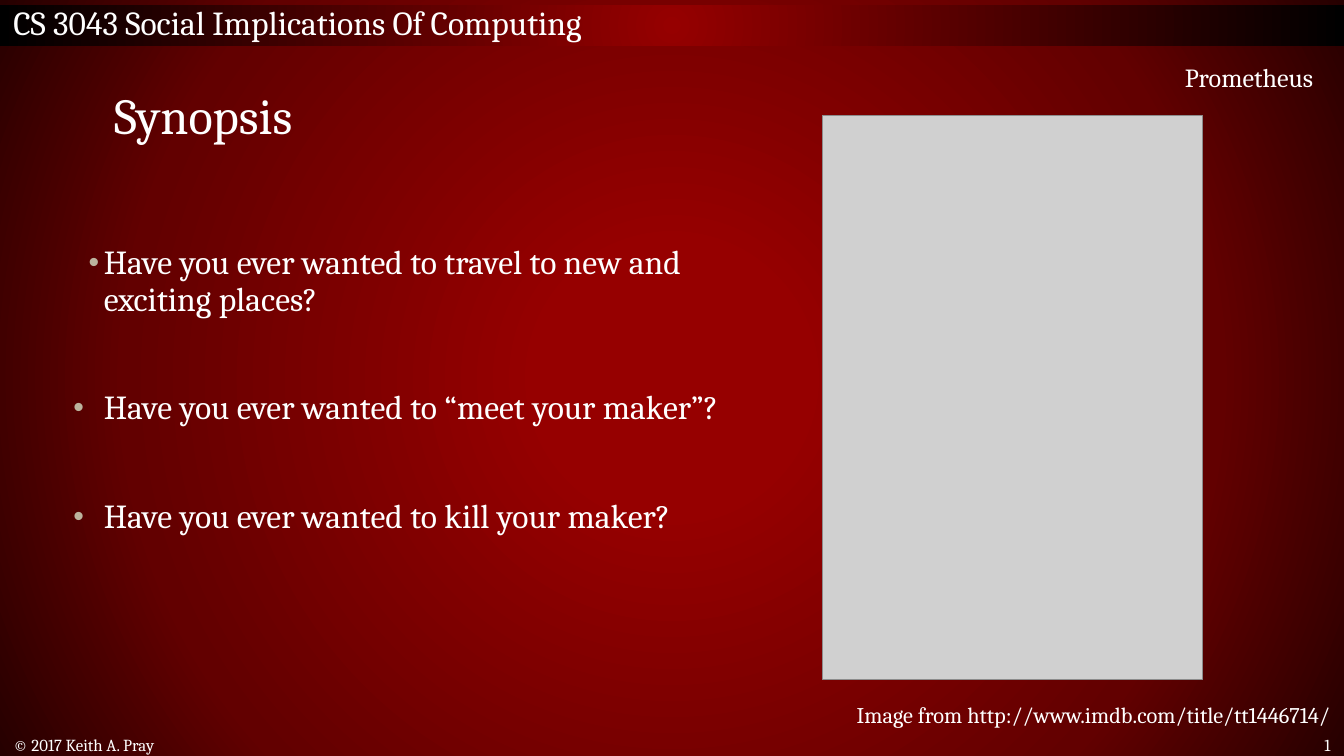
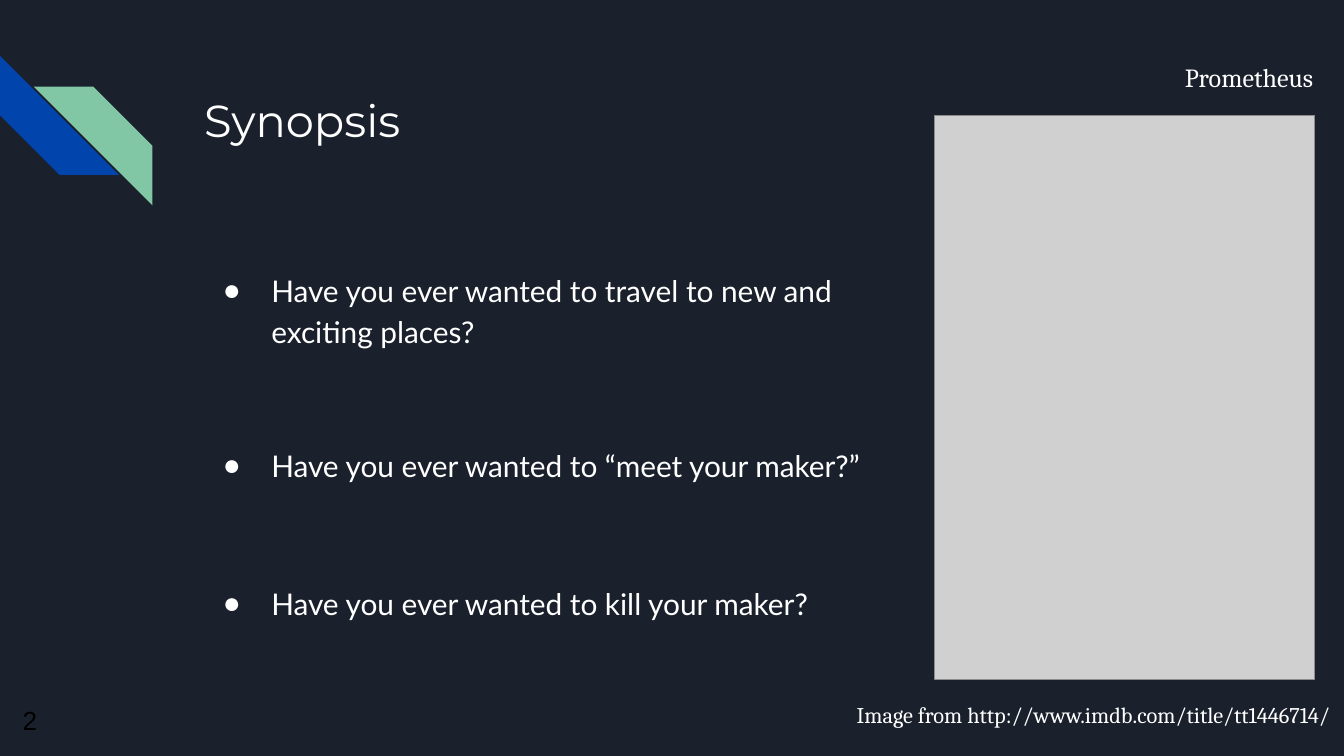
Before and after one commit to ad1217/CS3043-A17-Prometheus, a slide deck: slide 2 of Prometheus slides.pptx (slide 1 before the commit). Drawn at 1344x756 pixels with LibreOffice and Linux fonts; fonts in the diff are those of the drawing; grey boxes stand for pictures; background and template pictures are left out. Boxes give left, top, right and bottom in pixels: in the first picture for what was removed or moved away, otherwise in the second. Text is boxed around its words. In the diff, an @@ line names an element or a change of style, - is before the commit and + after.

```diff
--- a/Prometheus slides.pptx
+++ b/Prometheus slides.pptx
@@ background gradient #960000 to #620000 to #260000 to #1B212C @@
@@ rectangle removed at [0, 5, 1344, 46] @@
-CS 3043 Social Implications Of Computing
@@ diag stripe added at [0, 56, 118, 175], fill #0145AC @@
@@ title "Synopsis": place and size @@
-title "Synopsis" at [114, 100, 292, 145]
+title "Synopsis" at [204, 103, 400, 146]
@@ title "Synopsis" at [204, 103, 400, 146]: size 27 to 24 pt, font Cambria to Montserrat @@
@@ diag stripe added at [34, 86, 152, 204], fill #82C7A5 @@
@@ text removed at [1185, 69, 1313, 88] @@
-Prometheus
@@ text added at [1185, 69, 1313, 88], 14 pt, text #FFFFFF @@
+Prometheus
@@ picture: place and size @@
-picture at [823, 116, 1203, 680]
+picture at [934, 116, 1314, 680]
@@ text "Have you ever wanted to ...": place and size @@
-text "Have you ever wanted to ..." at [104, 250, 718, 536]
+text "Have you ever wanted to ..." at [271, 280, 859, 620]
@@ text "Have you ever wanted to ..." at [271, 280, 859, 620]: vertical alignment top to middle @@
@@ text at [271, 280, 832, 620]: size 18 to 16 pt, font Cambria to Lato in "Have you ever wanted to travel to ...", "Have you ever wanted to kill your ..."; bullet • to ●; line spacing 0.9 to 1.15; more space between paragraphs; bullet colour #BCB49E to #FFFFFF @@
@@ text at [271, 454, 859, 482]: text changed; size 18 to 16 pt; font Cambria to Lato @@
-• Have you ever wanted to “meet your maker”?
+● Have you ever wanted to “meet your maker?”
@@ text removed at [31, 739, 154, 755] @@
-© 2017 Keith A. Pray
@@ page number removed at [1324, 740, 1330, 751] @@
-1
```
Also in this commit, not shown: 3 other slides changed, 5 slides added, 1 slide removed, 1 other file.
